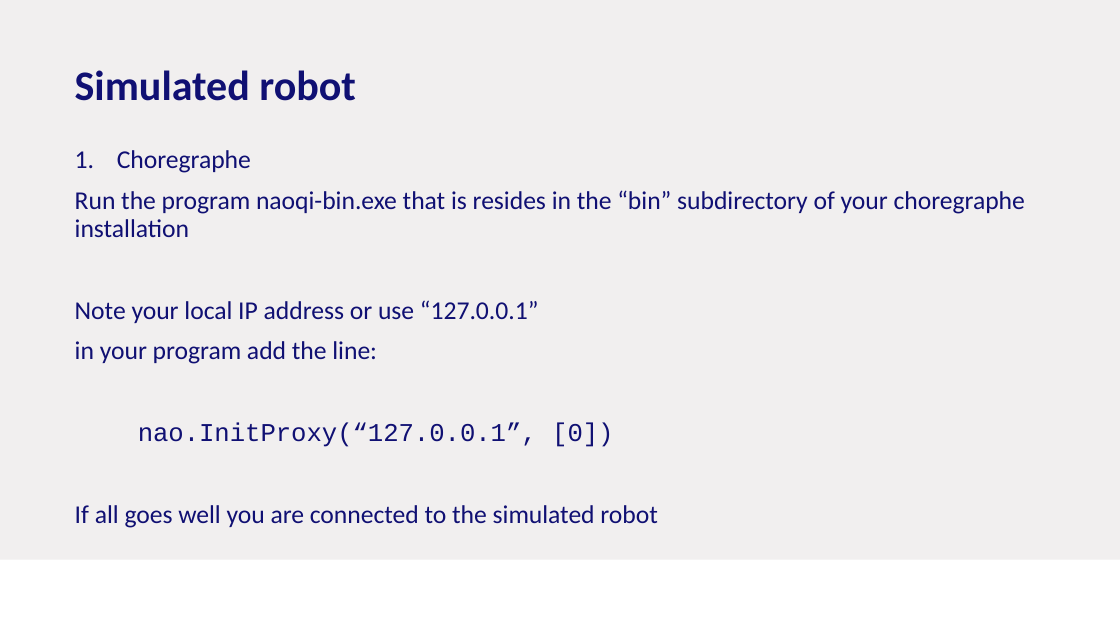
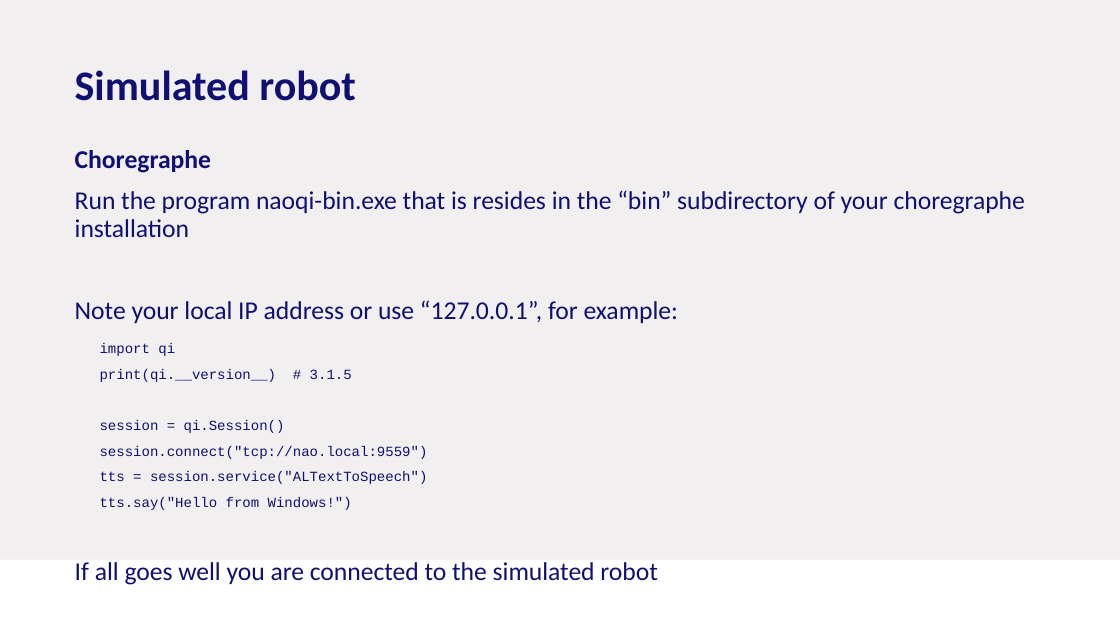
Before and after one commit to Rctue/nao-lib, a slide deck: slide 35 of Nao and Pepper.pptx. Drawn at 1120x630 pixels with LibreOffice and Linux fonts; fonts in the diff are those of the drawing; background and template pictures are left out. Boxes give left, top, right and bottom in pixels: in the first picture for what was removed or moved away, otherwise in the second. Text is boxed around its words. In the diff, an @@ line names an element or a change of style, - is before the commit and + after.

```diff
--- a/Nao and Pepper.pptx
+++ b/Nao and Pepper.pptx
@@ text at (75, 150, 211, 173): bold on in "Choregraphe"; bullet 1. to none @@
@@ text at (75, 300, 678, 510): text changed; size 16.5 to 9 pt; font Calibri to Courier New @@
-Note your local IP address or use “127.0.0.1”
-in your program add the line:
-nao.InitProxy(“127.0.0.1”, [0])
+Note your local IP address or use “127.0.0.1”, for example:
+      import qi
+      print(qi.__version__) # 3.1.5
+      session = qi.Session()
+      session.connect("tcp://nao.local:9559")
+      tts = session.service("ALTextToSpeech")
+      tts.say("Hello from Windows!")
```
Also in this commit, not shown: 15 other slides changed, 1 slide added, 3 other files.
